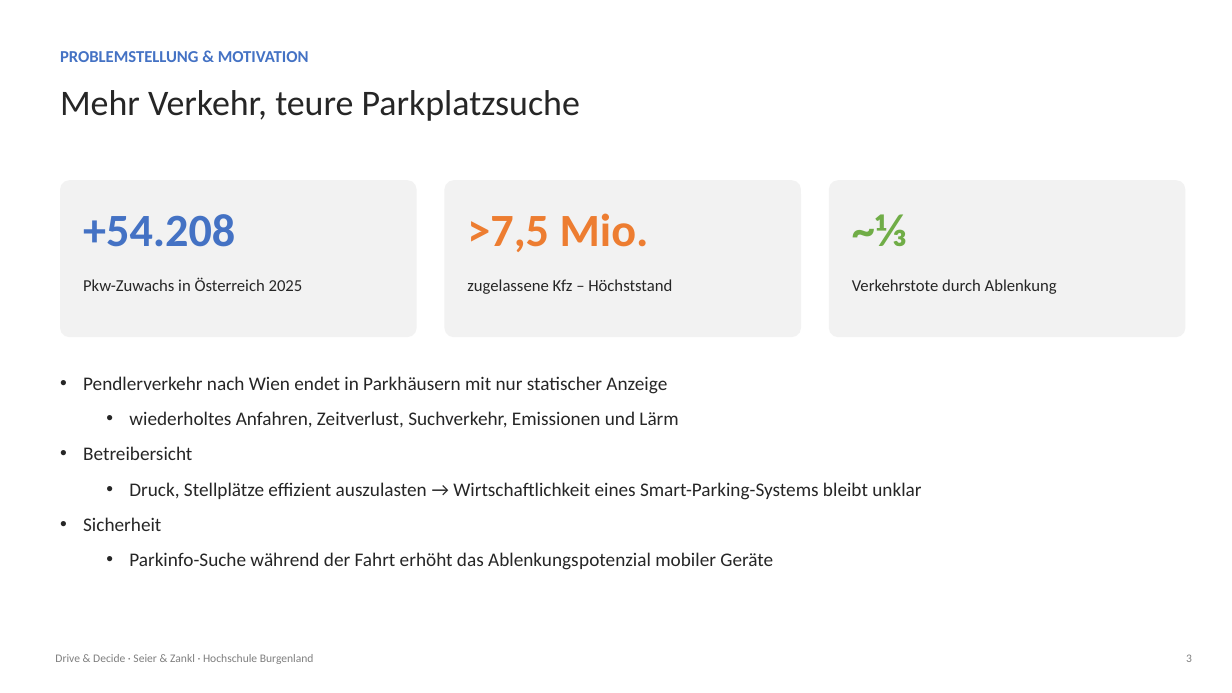
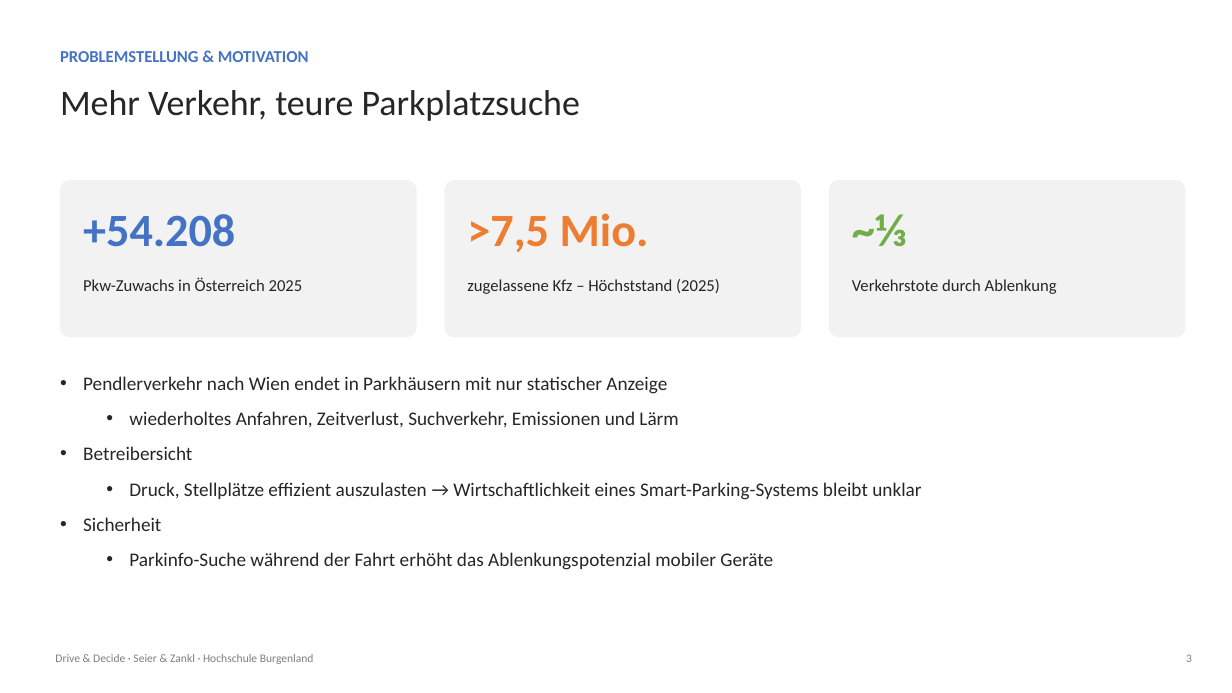
Before and after one commit to hochschule-jz/gruppe-n-inenp, a slide deck: slide 3 of presentation/Präsentation.pptx. Drawn at 1232x693 pixels with LibreOffice and Linux fonts; fonts in the diff are those of the drawing. Boxes give left, top, right and bottom in pixels: in the first picture for what was removed or moved away, otherwise in the second. Text is boxed around its words. In the diff, an @@ line names an element or a change of style, - is before the commit and + after.

Commit message:
Improved presentation

```diff
--- a/presentation/Präsentation.pptx
+++ b/presentation/Präsentation.pptx
@@ text at (467,279,720,294): text changed @@
-zugelassene Kfz – Höchststand
+zugelassene Kfz – Höchststand (2025)
```
